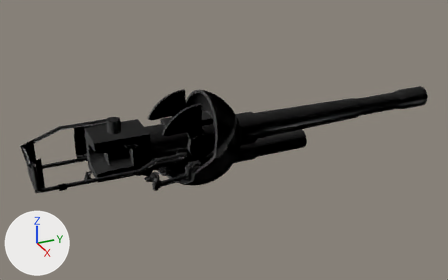
The glTF model vehicles/sweden/S40_Sav_LS_46/Gun_03.glb as it was, and as the next commit left it.
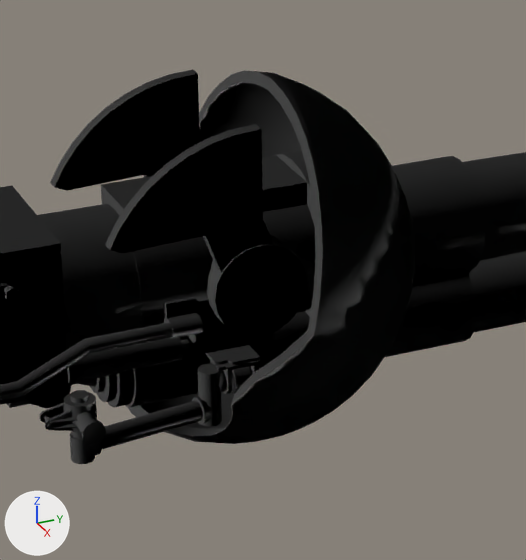
Each version appears first whole from a 50 mm camera at (6.06, -2.33, 2.92) aimed at (-0.08, 0.43, -0.15), and next in a close-up on the part from 30% to 60% of the width and 26% to 77% of the height. The lights are fixed; the arrows at lower left show +X, +Y and +Z. The last two pictures show the newer version. Vertices at exactly the same position are counted once.

Script lines for the objects in view, before the commit:
```python
me_gun_03_shape = bpy.data.meshes.new('gun_03_Shape')
me_gun_03_shape.from_pydata(...)  # 2987 vertices, 4952 faces; spans x -0.55..0.55, y -1.85..3.29, z -0.55..0.53
ob_gun_03_shape = bpy.data.objects.new('gun_03_Shape', me_gun_03_shape)
ob_gun_03_shape.location = (0.0, 0.0, 0.0)
```
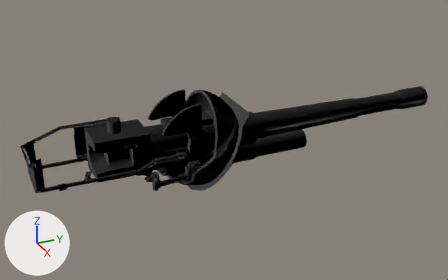
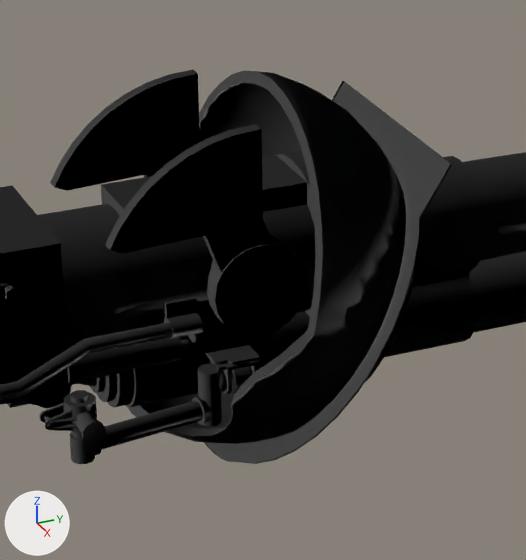
Boxes (x1, y1, x2, y2) around the edits, measured in the close-ups (526 x 560 px):
part 1 of me_gun_03_shape, added: after (204, 81, 452, 464)

The change in detail:
me_gun_03_shape is used by ob_gun_03_shape; location (0.0, 0.0, 0.0).
me_gun_03_shape had 2987 vertices, 4952 faces and spanned x -0.55..0.55, y -1.85..3.29, z -0.55..0.53.
me_gun_03_shape now has 3287 vertices, 5478 faces and spans x -0.55..0.55, y -1.85..3.29, z -0.62..0.53.
me_gun_03_shape part 1: a new loose piece of 300 vertices spanning x -0.55..0.55, y -0.08..0.55, z -0.62..0.34.
Other edits to the shape of me_gun_03_shape do not show in these pictures.
